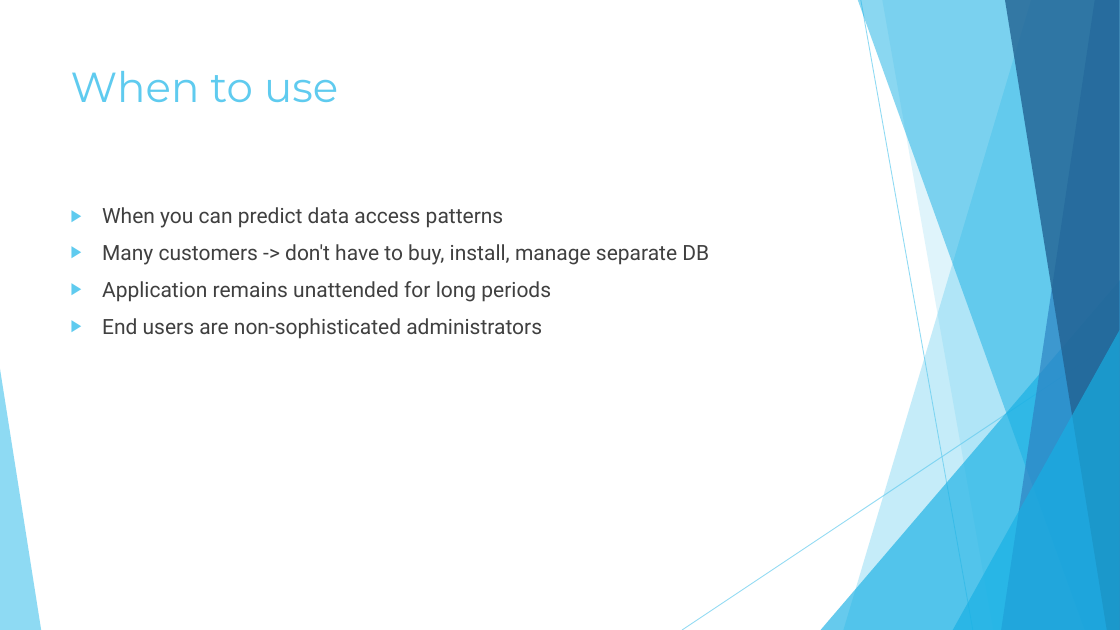
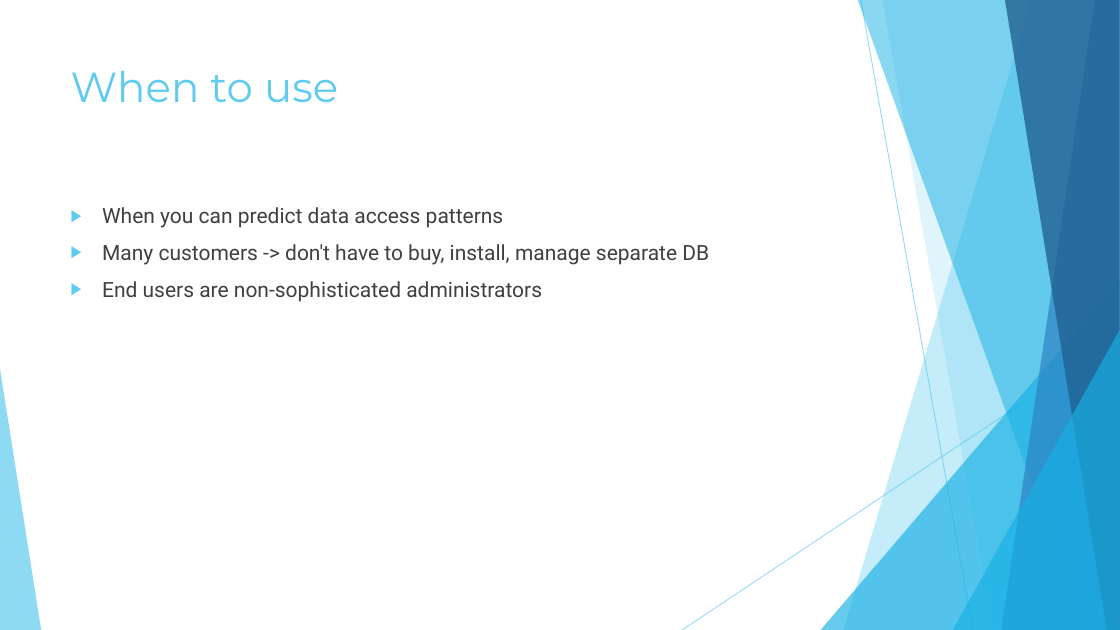
Before and after one commit to shellucas/BerkeleyDBDemo, a slide deck: slide 6 of Berkeley DB.pptx. Drawn at 1120x630 pixels with LibreOffice and Linux fonts; fonts in the diff are those of the drawing. Boxes give left, top, right and bottom in pixels: in the first picture for what was removed or moved away, otherwise in the second. Text is boxed around its words. In the diff, an @@ line names an element or a change of style, - is before the commit and + after.

```diff
--- a/Berkeley DB.pptx
+++ b/Berkeley DB.pptx
@@ text at bbox=[102, 281, 551, 302]: paragraph removed @@
-▶ Application remains unattended for long periods
```
Also in this commit, not shown: 4 other slides changed.
